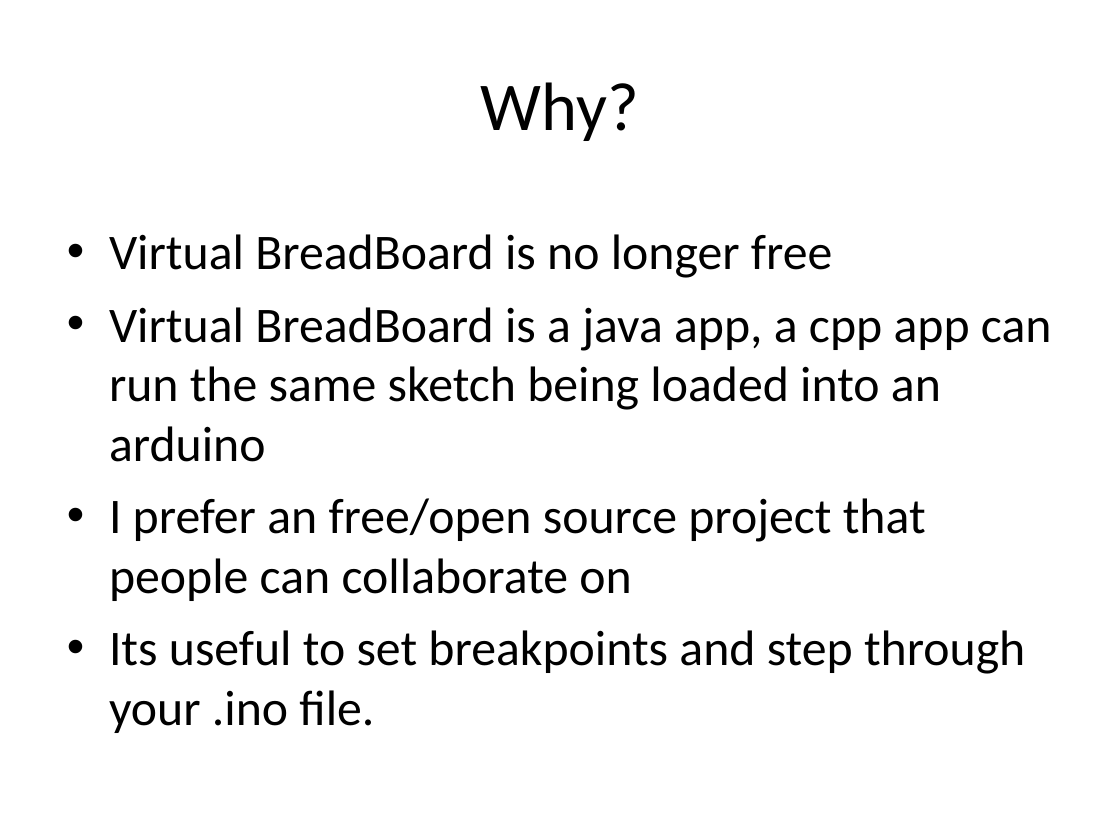
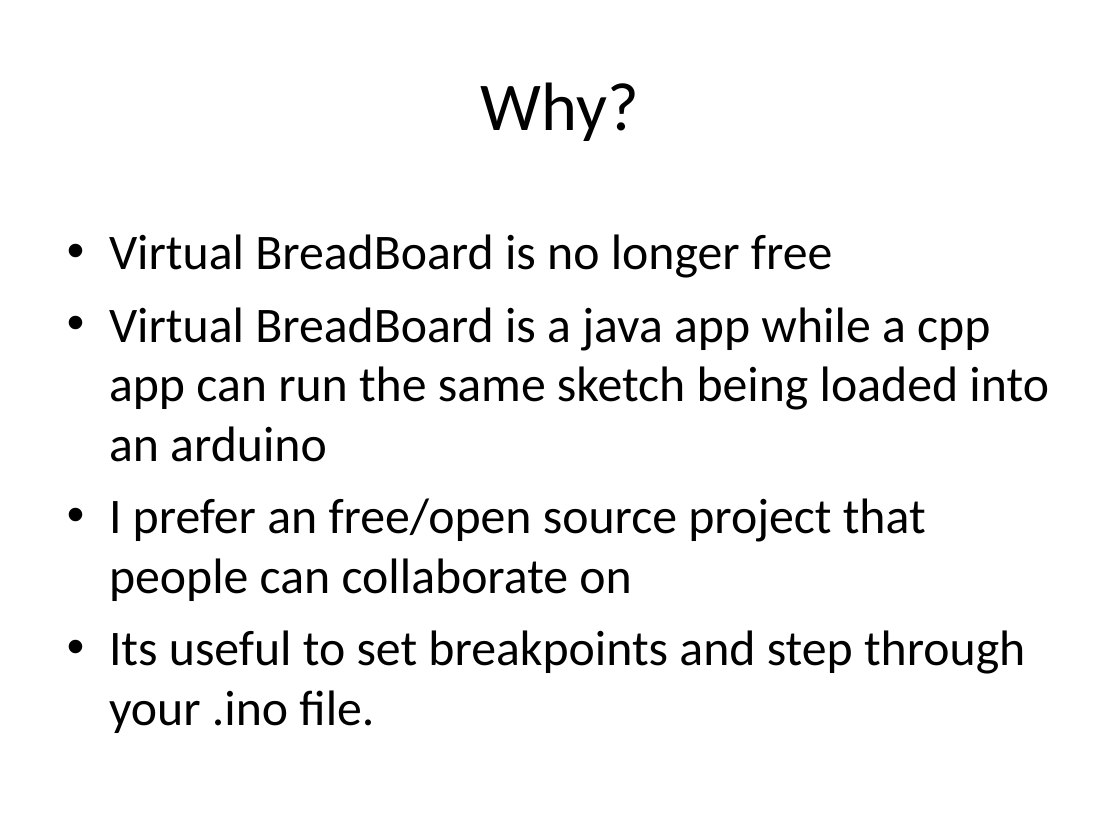
Before and after one commit to Paulware/ArduinoSimulator, a slide deck: slide 2 of Windows Arduino Simulator.ppt. Drawn at 1120x840 pixels with LibreOffice and Linux fonts; fonts in the diff are those of the drawing. Boxes give left, top, right and bottom in pixels: in the first picture for what was removed or moved away, otherwise in the second. Text is boxed around its words. In the diff, an @@ line names an element or a change of style, - is before the commit and + after.

```diff
--- a/Windows Arduino Simulator.ppt
+++ b/Windows Arduino Simulator.ppt
@@ text at box(109, 307, 1049, 462): text changed @@
-• Virtual BreadBoard is a java app, a cpp app can run the same sketch being loaded into an arduino
+• Virtual BreadBoard is a java app while a cpp app can run the same sketch being loaded into an arduino
```
Also in this commit, not shown: 3 other slides changed, 34 other files.
